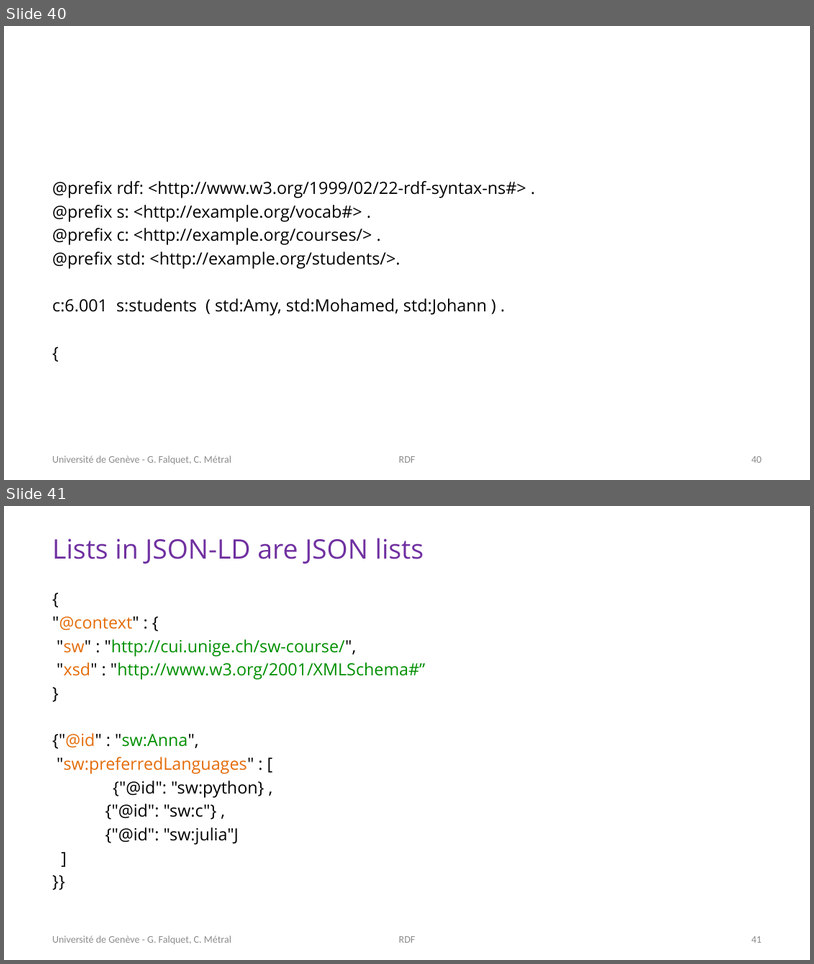
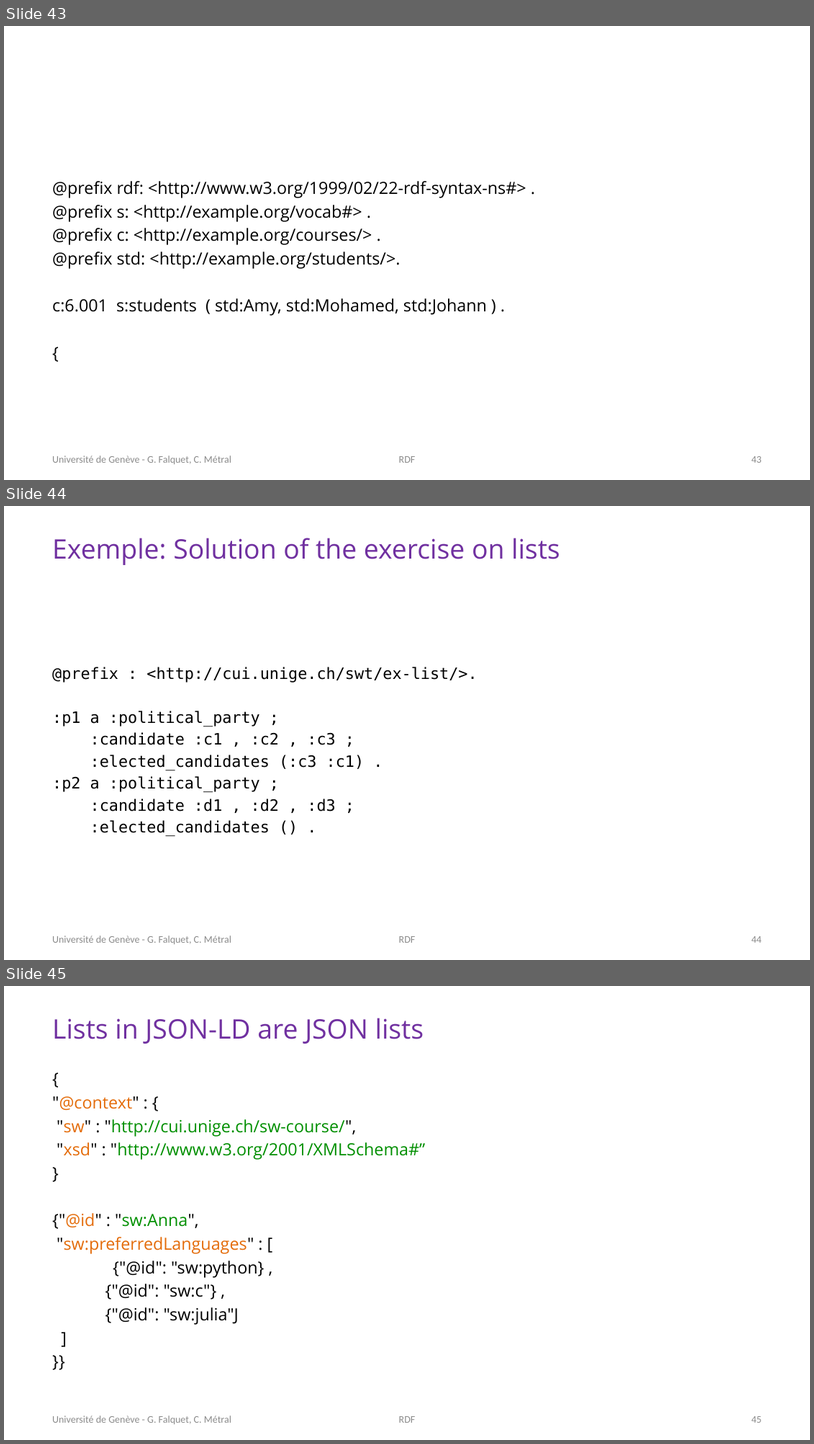
Before and after one commit to cui-ke/semantic-tech, a slide deck: semweb-course/Lecture_Slides/02-RDF/1-RDF.pptx. Shown one above the other, each under a label of ours: slides 40 and 41 before the commit, slides 43, 44 and 45 after it. The pictures are 814x964 and 814x1444 pixels, drawn with LibreOffice and Linux fonts; fonts in the diff are those of the drawing. Boxes give left, top, right and bottom in pixels: in the first picture for what was removed or moved away, otherwise in the second. Text is boxed around its words. In the diff, an @@ line names an element or a change of style, - is before the commit and + after.

Commit message:
added solutions to exercises

```diff
--- a/semweb-course/Lecture_Slides/02-RDF/1-RDF.pptx
+++ b/semweb-course/Lecture_Slides/02-RDF/1-RDF.pptx
@@ slide 44 added at <box>4,506,810,960</box>, background #FFFFFF @@
@@ title added at <box>52,538,561,565</box>, 24 pt, text #7030A0 @@
+Exemple: Solution of the exercise on lists
@@ text added at <box>52,667,477,836</box>, 14 pt, text #000000 @@
+@prefix : <http://cui.unige.ch/swt/ex-list/>.
+:p1 a :political_party ;
+:candidate :c1 , :c2 , :c3 ;
+:elected_candidates (:c3 :c1) .
+:p2 a :political_party ;
+:candidate :d1 , :d2 , :d3 ;
+:elected_candidates () .
@@ text added at <box>52,935,232,944</box>, 9 pt, text #8C8C8C @@
+Université de Genève - G. Falquet, C. Métral
@@ text added at <box>399,936,416,942</box>, 9 pt, text #8C8C8C @@
+RDF
@@ page number added at <box>752,936,762,942</box>, 9 pt, text #8C8C8C @@
+44
@@ what was slide 40 is now slide 43 @@
@@ page number at <box>752,456,762,462</box>: text changed @@
-40
+43
@@ what was slide 41 is now slide 45 @@
@@ page number at <box>752,1416,762,1422</box>: text changed @@
-41
+45
```
Also in this commit, not shown: 1 slide changed, 3 other slides added.
